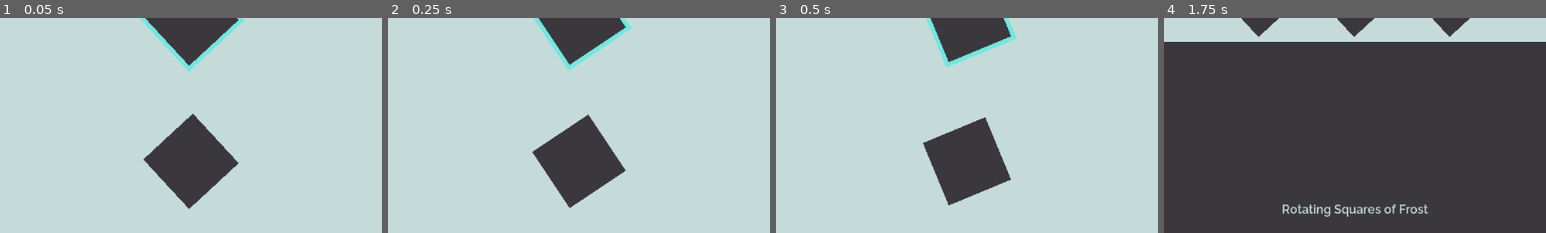
Above: before the commit, frames 1-4 (left to right).
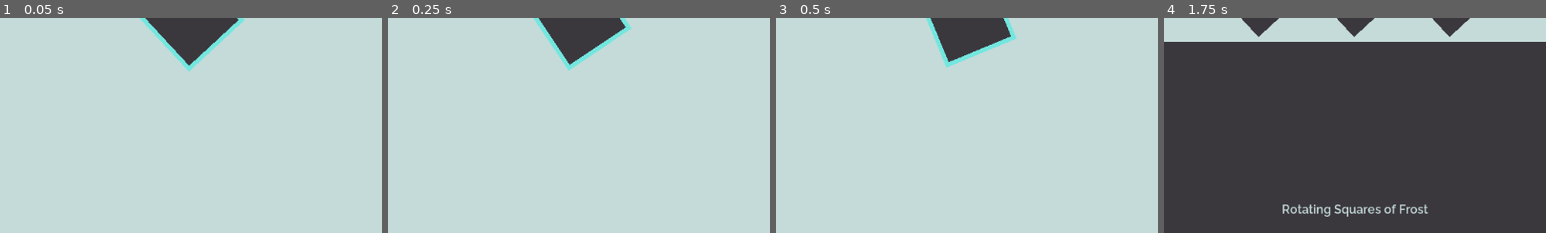
Above: after the commit, the same moments.

Repository: yokcos/rsof
Game: Godot game, scene res://levelselect/levelselect.tscn
Two runs of this game, one before a commit and one after it. Both use one fixed random seed, a clock stepped at 60 frames per second and the inputs below.
Inputs:
- Up to frame 1 (0.05 s): no input
- Up to frame 2 (0.25 s): no input
- Up to frame 3 (0.5 s): no input
- Up to frame 4 (1.75 s): tap Enter (ui_accept) at 0.5, 0.77, 1.52 s; hold D (move_right) 0.53-1.28 s; hold S (move_down) from 1.28 s (still down)
The pictures show only the part of the screen within x 25-75%, y 50-100%; the shares and areas given below are measured in that part.

The runs differ from the first frame. In frame 1, 5.7% of the frame differs, in the area x 37-63%, y 44-89%; in frame 2, 5.6%; in frame 3, 5.7%, in the area x 38-62%, y 46-88%; in frame 4, nothing differs.

Commit message:
Locked levels are no longer playable

Diff:
--- a/levelselect/levelselect.gd
+++ b/levelselect/levelselect.gd
@@ -12,7 +12,7 @@
 
 
 func deploy_level_buttons():
-	for i in Levels.levels:
+	for i in Levels.unlocked:
 		var new_level_button = obj_level_button.instance()
 		$levels.add_child(new_level_button)
 
--- a/singleta/levels.gd
+++ b/singleta/levels.gd
@@ -2,7 +2,7 @@
 
 
 var levels: Dictionary = {}
-var unlocked: Array = []
+var unlocked: Array = [Vector2()]
 var complete: Array = []
 
 var in_level: bool = false
